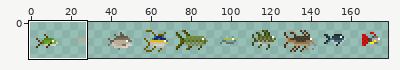
A sprite sheet gets an edit: img/Fish.png. The picture above shows the old version from afar; the outline marks the close-up.
Close-up. Before the commit:
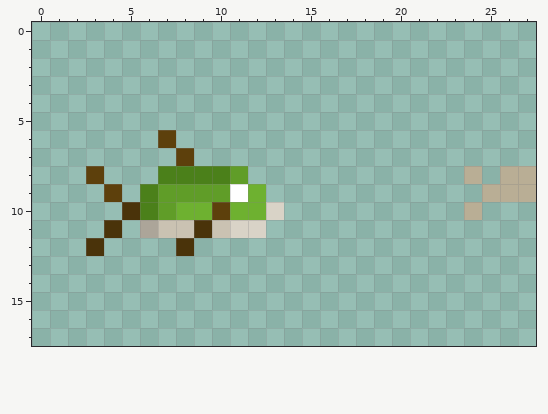
The file is 180x18 pixels. Colours within 5 levels of each other are drawn and written as one. Shown: x 0..27, y 0..17. The wide view leaves out empty margins.
After the commit:
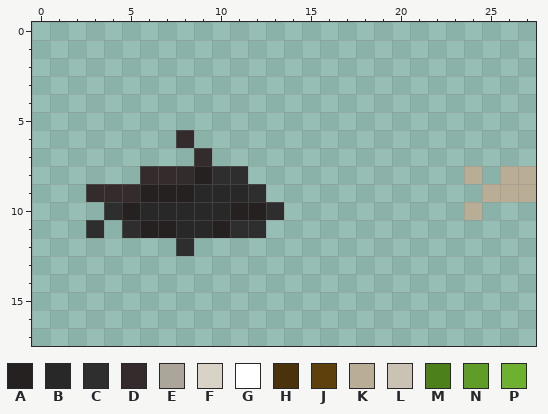
Palette (. is transparent): A #262121  B #282828  C #2e2e2e  D #342c2c  E #aca599  F #d9d3c7  G #ffffff  H #4a330a  J #5d400c  K #b9ae95  L #cac2b2  M #4b801a  N #609d28  P #6eb130
Log entry: Changing 1st fish to an 'unknown' fish
What changed:
The author changed colour E to colour A in row 11 at x 6.
The author changed colour H to colour A in row 10 at x 5.
The author changed colour L to colour A in row 11 at x 7 and 10.
The author changed colour M to colour A in row 8 at x 9; in row 9 at x 6.
The author changed colour N to colour A in row 9 at x 7 to 8.
The author changed colour P to colour A in row 10 at x 11 to 12.
The author changed colour G to colour B in row 9 at x 11.
The author changed colour H to colour B in row 11 at x 9.
The author changed colour J to colour B in row 10 at x 10.
The author changed colour L to colour B in row 11 at x 8.
The author changed colour M to colour B in row 10 at x 6.
The author changed colour N to colour B in row 9 at x 9 to 10; in row 10 at x 7.
The author changed colour P to colour B in row 10 at x 8 to 9.
Colour C now appears in row 10 at x 4; in row 11 at x 3 and 5.
The author changed colour F to colour C in row 10 at x 13; in row 11 at x 11 to 12.
The author changed colour H to colour C in row 12 at x 8.
The author changed colour M to colour C in row 8 at x 10.
The author changed colour N to colour C in row 8 at x 11.
The author changed colour P to colour C in row 9 at x 12.
Colour D now appears in row 6 at x 8; in row 7 at x 9; in row 8 at x 6; in row 9 at x 3 and 5.
The author changed colour J to colour D in row 9 at x 4.
The author changed colour M to colour D in row 8 at x 7 to 8.
Colour H is gone in row 11 at x 4; in row 12 at x 3.
Colour J is gone in row 6 at x 7; in row 7 at x 8; in row 8 at x 3.
